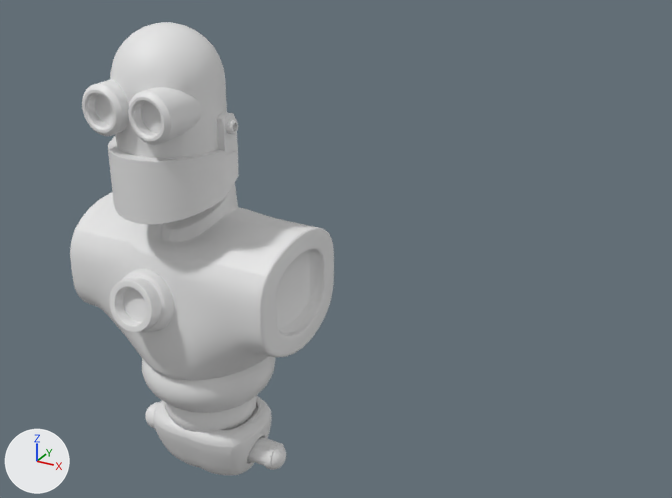
What one commit did to the Blender file Robo/robo.blend.
Rendered twice from a 50 mm camera at (2.08, -2.55, 4.41) aimed at (0.54, 0.24, 3.01). The lights are fixed; the arrows at lower left show +X, +Y and +Z.

In view in the first picture: 'Cube', 'Head', 'Sphere.001', 'Torso'.
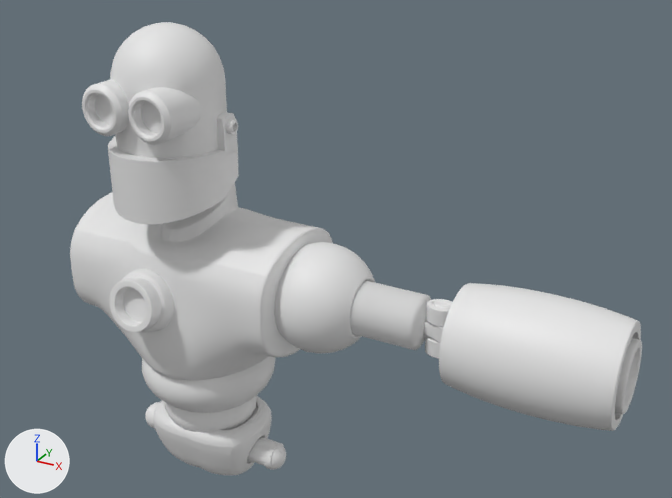
What differs and where, as boxes [x1, y1, x2, y2] in the pictures (672 x 498 px):
'Cylinder', added
    after: [425, 283, 642, 431]
'Arm', added
    after: [275, 242, 444, 354]

The change, as a diff of the scene's bpy script:
```diff
--- a/Robo/robo.blend.py
+++ b/Robo/robo.blend.py
@@ me_cylinder_004 @@
+me_cylinder_004.from_pydata(...)  # 2119 vertices, 2026 faces, 1 loose edge; spans x -1.22..1.22, y -1.22..1.22, z -8.49..1.21
+me_cylinder_004.polygons.foreach_set('use_smooth', [True] * 2026)
@@ me_sphere_002 @@
+me_sphere_002.from_pydata(...)  # 756 vertices, 756 faces; spans x 0.388..1.153, y -0.192..0.22, z -0.216..0.197
+me_sphere_002.polygons.foreach_set('use_smooth', [True] * 756)
@@ ob_cylinder @@
+ob_cylinder = bpy.data.objects.new('Cylinder', me_cylinder_004)
+ob_cylinder.location = (1.349, 0.137, 2.849)
+ob_cylinder.rotation_euler = (0.0, 1.571, 0.0)  # degrees (0, 90, 0)
+ob_cylinder.scale = (0.167, 0.167, 0.266)
@@ ob_arm @@
+ob_arm = bpy.data.objects.new('Arm', me_sphere_002)
+ob_arm.location = (-0.057, 0.122, 2.866)
```
